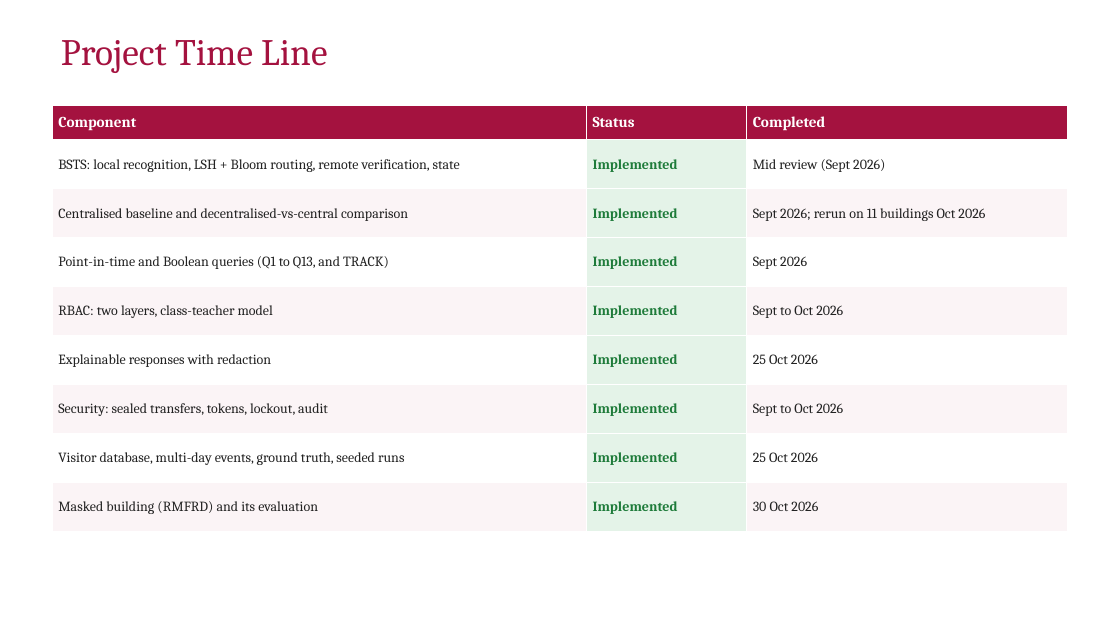
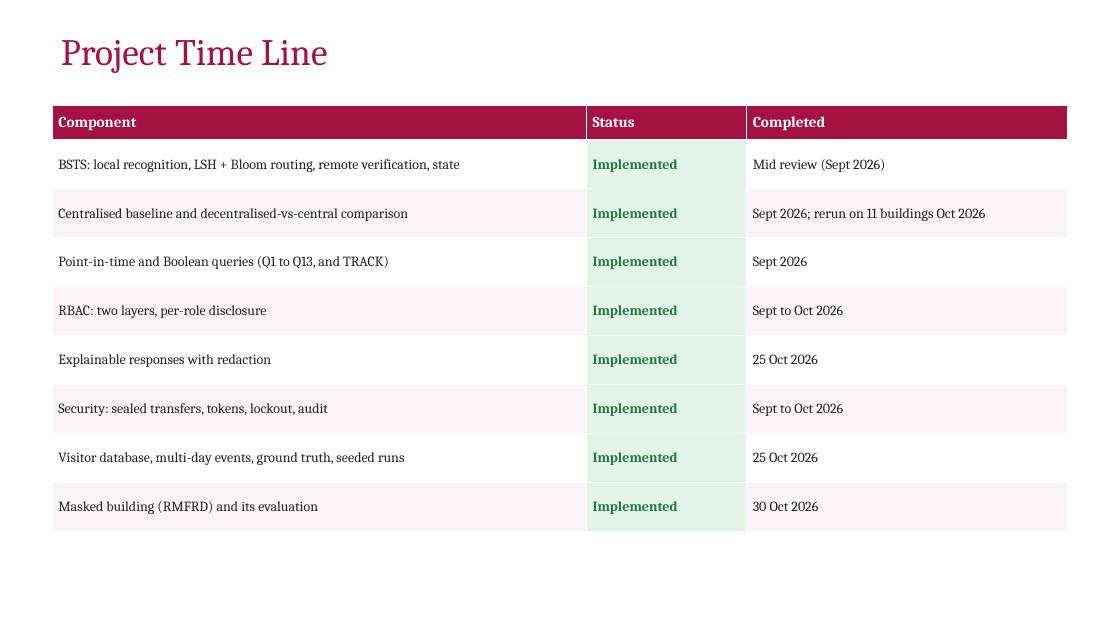
Before and after one commit to yadhu-vipin/Occupant_Tracking_v2, a slide deck: slide 29 of final_review/S7_Final_Review_Group_C3.pptx (slide 28 before the commit). Drawn at 1120x630 pixels with LibreOffice and Linux fonts; fonts in the diff are those of the drawing; background and template pictures are left out. Boxes give left, top, right and bottom in pixels: in the first picture for what was removed or moved away, otherwise in the second. Text is boxed around its words. In the diff, an @@ line names an element or a change of style, - is before the commit and + after.

Commit message:
docs: deck slides 10-30 follow the same rules (sensor-neutral, no class-teacher wording, no result values before the results slides); new results slide for explanations and Bloom filters

```diff
--- a/final_review/S7_Final_Review_Group_C3.pptx
+++ b/final_review/S7_Final_Review_Group_C3.pptx
@@ table at (x1=52, y1=105, x2=1068, y2=532) @@
-row 5, column 1: RBAC: two layers, class-teacher model
+row 5, column 1: RBAC: two layers, per-role disclosure
```
Also in this commit, not shown: 8 other slides changed, 1 slide added.
